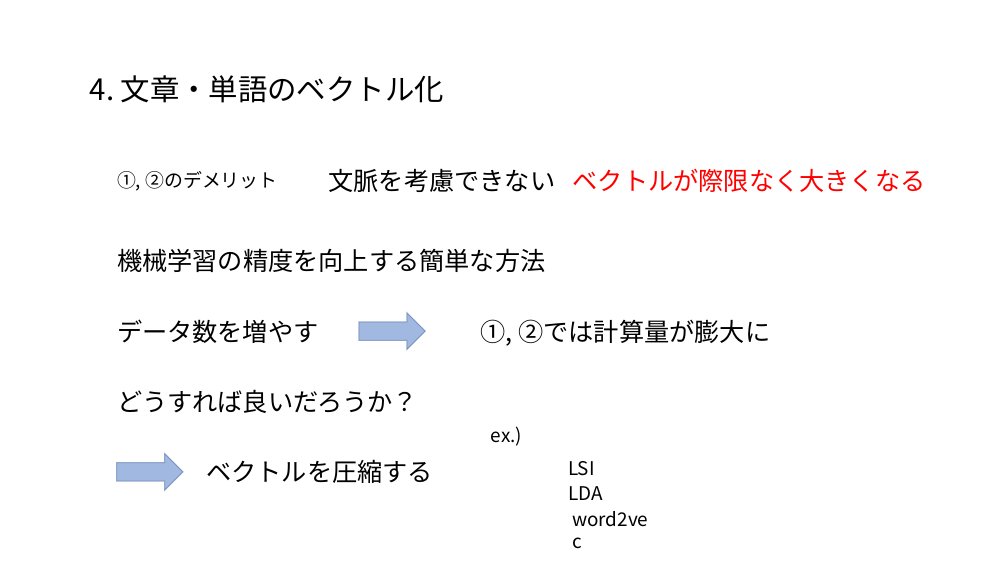
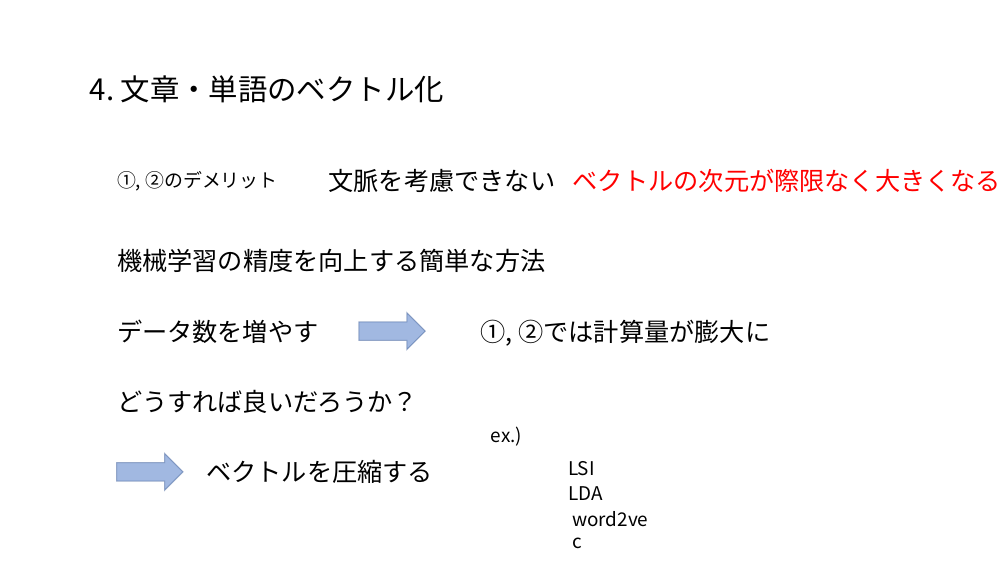
Before and after one commit to satetsu007/NLP_test, a slide deck: slide 13 of doc/NLP.pptx. Drawn at 1008x567 pixels with LibreOffice and Linux fonts; fonts in the diff are those of the drawing. Boxes give left, top, right and bottom in pixels: in the first picture for what was removed or moved away, otherwise in the second. Text is boxed around its words. In the diff, an @@ line names an element or a change of style, - is before the commit and + after.

```diff
--- a/doc/NLP.pptx
+++ b/doc/NLP.pptx
@@ text at (x1=573, y1=169, x2=1001, y2=192): text changed @@
-ベクトルが際限なく大きくなる
+ベクトルの次元が際限なく大きくなる
```
Also in this commit, not shown: 2 other files.
